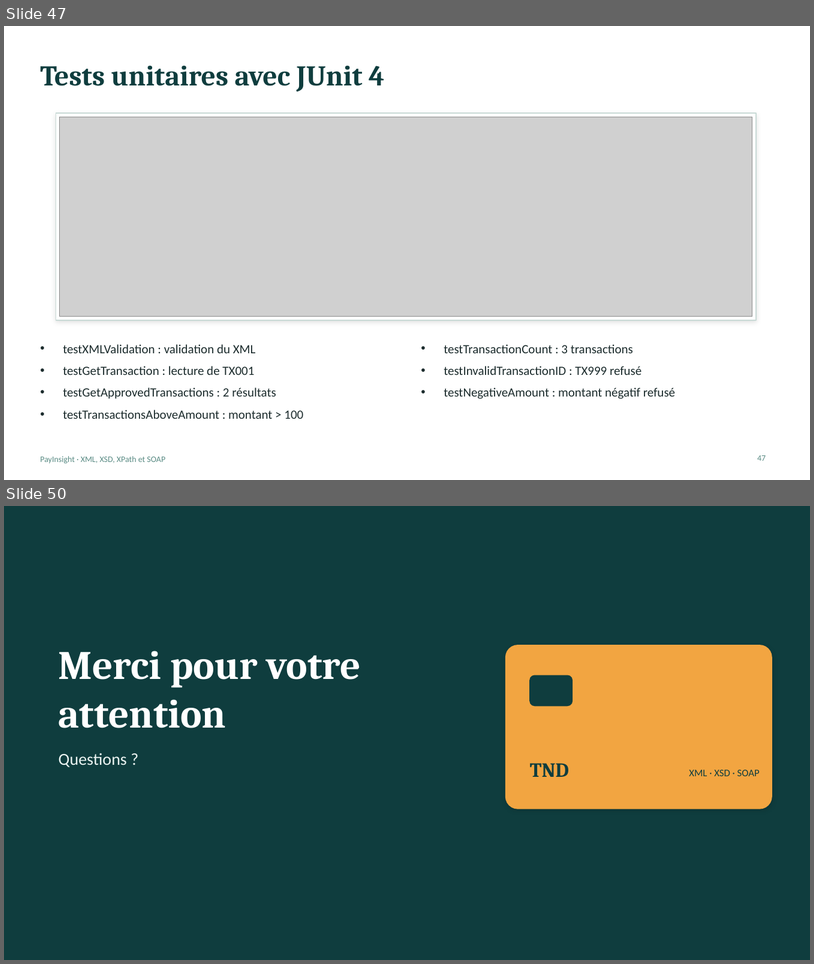
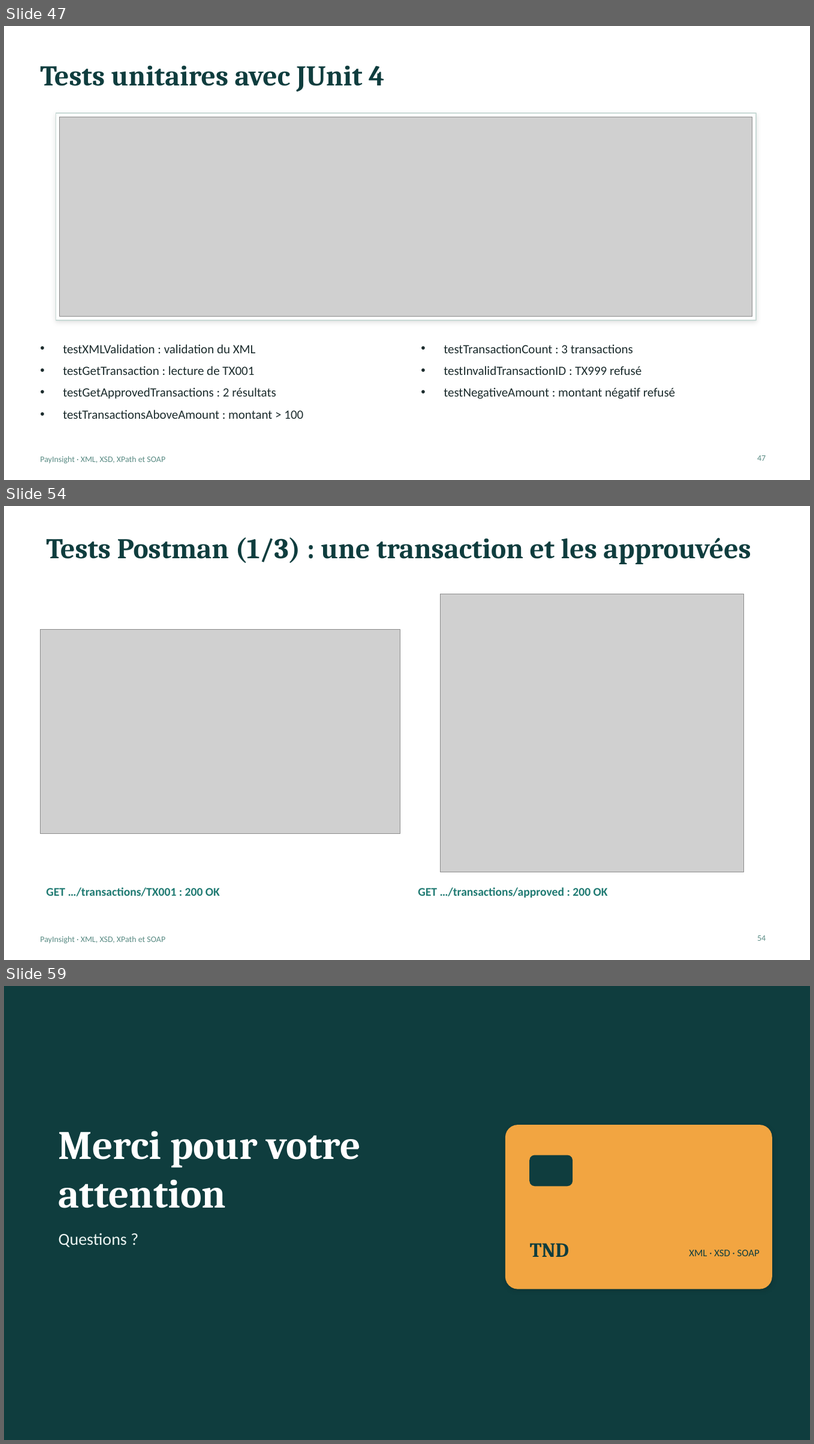
Before and after one commit to bouassidachayma/PayInsight, a slide deck: PayInsight_Presentation.pptx. Shown one above the other, each under a label of ours: slides 47 and 50 before the commit, slides 47, 54 and 59 after it; the slides between them are not shown. The pictures are 814x964 and 814x1444 pixels, drawn with LibreOffice and Linux fonts; fonts in the diff are those of the drawing; grey boxes stand for pictures. Boxes give left, top, right and bottom in pixels: in the first picture for what was removed or moved away, otherwise in the second. Text is boxed around its words. In the diff, an @@ line names an element or a change of style, - is before the commit and + after.

```diff
--- a/PayInsight_Presentation.pptx
+++ b/PayInsight_Presentation.pptx
@@ slide 54 added at (x1=4, y1=506, x2=810, y2=960), background #FFFFFF; not listed: 1 template element that a slide beside it also shows @@
@@ title added at (x1=46, y1=537, x2=751, y2=564), 34 pt, text #0F3D3E, bold @@
+Tests Postman (1/3) : une transaction et les approuvées
@@ picture added at (x1=440, y1=594, x2=744, y2=872) @@
@@ picture added at (x1=40, y1=630, x2=400, y2=833) @@
@@ text added at (x1=46, y1=887, x2=220, y2=896), 14 pt, text #1F7A72, bold @@
+GET …/transactions/TX001 : 200 OK
@@ text added at (x1=418, y1=887, x2=608, y2=897), 14 pt, text #1F7A72, bold @@
+GET …/transactions/approved : 200 OK
@@ page number added at (x1=758, y1=935, x2=766, y2=940), 10 pt, text #5B8C85 @@
+54
@@ what was slide 50 is now slide 59 @@
```
Also in this commit, not shown: 11 slides changed, 8 other slides added.
